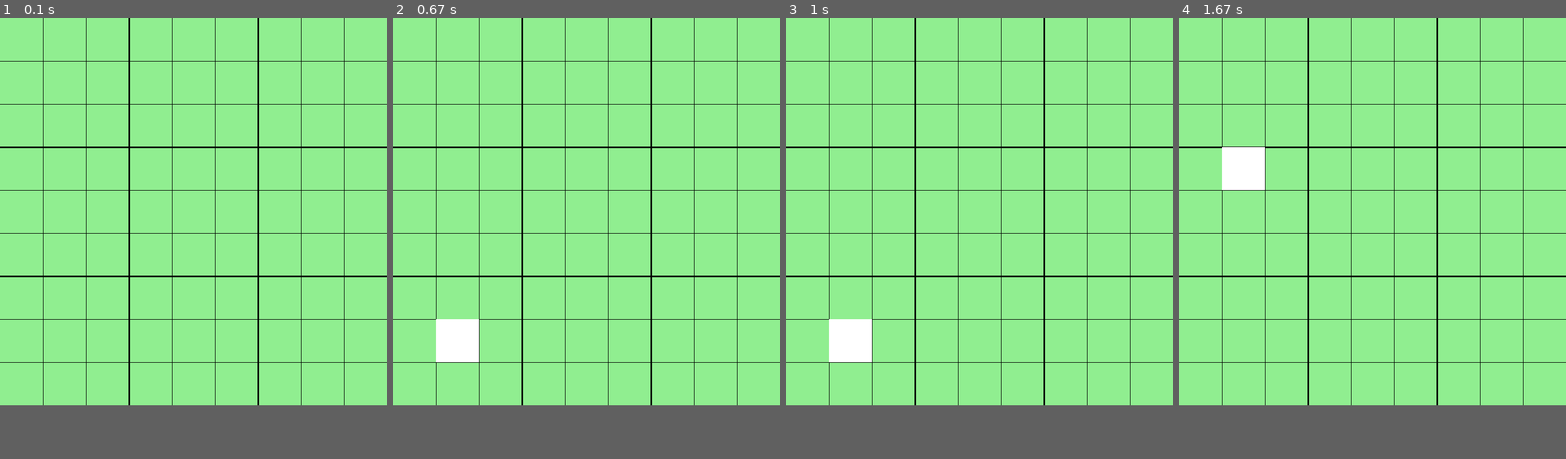
Above: before the commit, frames 1-4 (left to right).
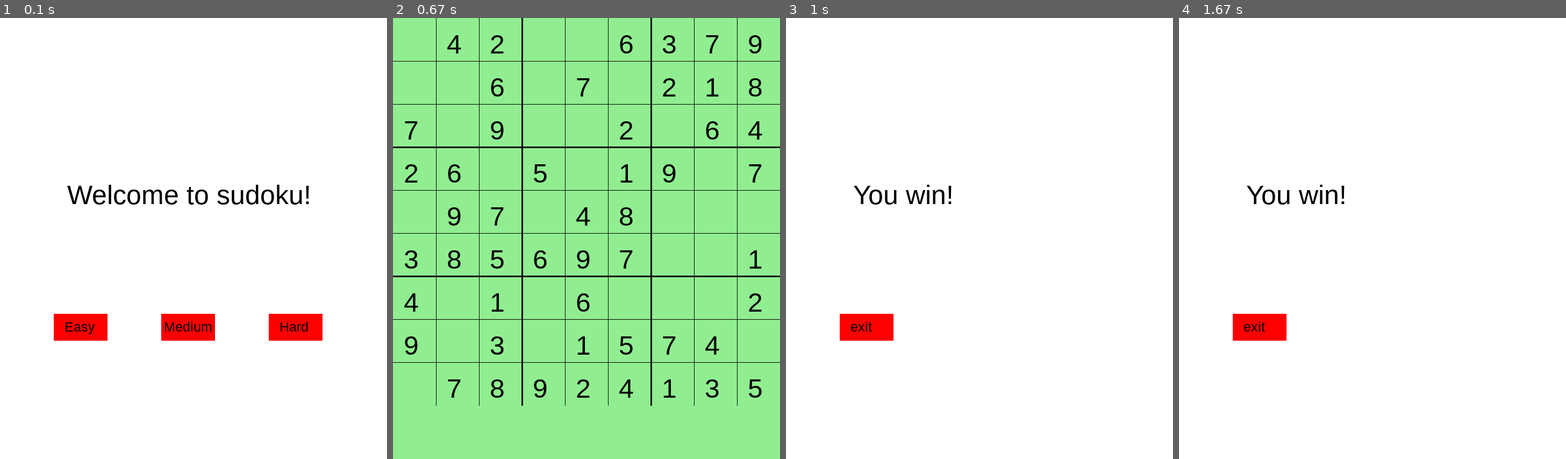
Above: after the commit, the same moments.

Repository: krintalbogdan/sudoku_pygame
Game: pygame game, started from main.py
Same seed, same stepped clock (60 frames per second), same inputs: the game is played once before the commit and once after it.
Inputs (mouse positions are in pixels of both pictures, inside the frame that each line leads up to):
- Up to frame 1 (0.1 s): no input
- Up to frame 2 (0.67 s): click (474, 326) at 0.38 s, where only the run after the commit has a clickable "Easy"
- Up to frame 3 (1 s): tap Y at 0.67 s
- Up to frame 4 (1.67 s): click (1252, 172) at 1.05 s
In our replay, the window is 720x720 before the commit and 720x820 after it. These sizes can differ from the game's own. Grey fills any space a smaller window leaves; there, only what the larger window draws over its background counts as a difference.

The runs differ from the first frame. In frame 1, 88% of the frame differs, in the area x 0-100%, y 0-88%; in frame 2, 4.2%; in frame 3, 87%; in frame 4, 87%.

Commit message:
fixes and 3 screens

Diff:
--- a/board.py
+++ b/board.py
@@ -1,11 +1,13 @@
 import sudoku_generator
 import pygame
+import cell
 
 class Board:
     def __init__(self, width, height, screen, difficulty):
         self.width = width
         self.height = height
         self.screen = screen
+        self.selected_cell = None
         if difficulty == 'easy':
             self.difficulty = 30
         elif difficulty == 'medium':
@@ -13,9 +15,12 @@
         elif difficulty == 'hard':
             self.difficulty = 50
 
+
         self.board = sudoku_generator.generate_sudoku(width, self.difficulty)
-        for cell_obj in self.board:
-            pass
+        for ind, row in enumerate(self.board):
+            for ind2, cell_obj in enumerate(row):
+                self.board[ind][ind2] = cell.Cell(cell_obj, ind, ind2, self.screen)
+
         # WE NEED TO WRITE IN CELLS HERE
         # Constructor for the Board class.
         # screen is a window from PyGame.
@@ -24,7 +29,7 @@
     def draw(self):
         # Draws an outline of the Sudoku grid, with bold lines to delineate the 3x3 boxes.
         # Draws every cell on this board.
-        size = pygame.display.get_window_size()
+        size = (720, 720)# pygame.display.get_window_size()
         length = int(size[0]/9)
         width = int(size[1]/9)
         for col in range(length, size[0], length):
@@ -38,12 +43,20 @@
             else:
                 pygame.draw.line(self.screen, "black", (0,row), (size[0],row))
 
+
+        for ind, row in enumerate(self.board):
+            for ind2, cell_obj in enumerate(row):
+                self.board[ind][ind2].draw()
+
+
     def select(self, row, col):
         # Marks the cell at (row, col) in the board as the current selected cell.
         # Once a cell has been selected, the user can edit its value or sketched value.
-        size = pygame.display.get_window_size()
+        size = (720, 720) # pygame.display.get_window_size()
+        self.selected_cell = [int(row), int(col)]
         x = size[0] / 9
         y = size[1] / 9
+
         r = pygame.Rect(x*row, y*col, x, y)
         pygame.draw.rect(surface = self.screen, rect=r, color = (255, 255, 255, 128))
 
@@ -51,28 +64,36 @@
         # If a tuple of (x,y) coordinates is within the displayed board,
         # this function returns a tuple of the (row, col) of the cell which was clicked.
         # Otherwise, this function returns None.
-        size = pygame.display.get_window_size()
+        size = (720, 720) # pygame.display.get_window_size()
         cell_size = size[0] / 9
         col = x//cell_size
         row = y//cell_size
-
         return (col, row)
 
     def clear(self):
         # Clears the value cell.
         # Note that the user can only remove the cell values and
         # sketched values that are filled by themselves.
-        pass
+        selected_cell = self.board[self.selected_cell[0]][self.selected_cell[1]]
+        if selected_cell.sketched_value != None:
+            selected_cell.value = 0
+            selected_cell.sketched_value = None
 
     def sketch(self, value):
         # Sets the sketched value of the current selected cell equal to the user entered value.
         # It will be displayed at the top left corner of the cell using the draw() function.
-        pass
+        print(self.selected_cell)
+        selected_cell = self.board[self.selected_cell[0]][self.selected_cell[1]]
+        selected_cell.set_sketched_value(value)
+        print("sketcheimpasse")
 
     def place_number(self, value):
         # Sets the value of the current selected cell equal to the user entered value.
         # Called when the user presses the Enter key.
-        pass
+        print(self.selected_cell)
+        selected_cell = self.board[self.selected_cell[0]][self.selected_cell[1]]
+        selected_cell.set_value(value)
+        print("sketcheimpasse")
 
     def reset_to_original(self):
         # Resets all cells in the board to their original values
--- a/cell.py
+++ b/cell.py
@@ -3,6 +3,7 @@
 class Cell:
     def __init__(self, value, row, col, screen):
         self.value = value
+        self.sketched_value = None
         self.row = row
         self.col = col
         self.screen = screen
@@ -11,9 +12,20 @@
         self.value = value
 
     def set_sketched_value(self, value):
-        pass
+        self.sketched_value = value
 
     def draw(self):
-        pass
+        size = pygame.display.get_window_size()
+        cell_size = size[0] / 9
+        #rect_dimensions = pygame.rect.Rect(self.col*cell_size, self.row*cell_size, cell_size, cell_size)
+        #pygame.draw.rect(self.screen, 'red', rect_dimensions)
+        if self.value != 0:
+            font = pygame.font.SysFont('arial', 50)
+            text = font.render(str(self.value), True, (0, 0, 0))
+            self.screen.blit(text, (self.row*cell_size + 20, self.col*cell_size + 20))
+        elif self.sketched_value != None:
+            font = pygame.font.SysFont('arial', 50)
+            text = font.render(str(self.sketched_value), True, (150, 150, 150))
+            self.screen.blit(text, (self.row*cell_size + 20, self.col*cell_size + 20))
 
     # CELLS
--- a/main.py
+++ b/main.py
@@ -1,5 +1,135 @@
 from board import Board
 import pygame
+
+num_keys = [pygame.K_0, pygame.K_1, pygame.K_2, pygame.K_3, pygame.K_4, pygame.K_5, pygame.K_6, pygame.K_7, pygame.K_8, pygame.K_9]
+
+def main_screen(screen):
+    running = True
+    while running:
+        for event in pygame.event.get():
+            if event.type == pygame.QUIT:
+                running = False # Stops the main loop
+
+            elif event.type == pygame.MOUSEBUTTONDOWN:
+                x, y = event.pos
+                if b1.collidepoint((x,y)):
+                    print("Returned easy")
+                    return 'easy'
+                elif b2.collidepoint((x,y)):
+                    print("Returned m")
+                    return 'medium'
+                elif b3.collidepoint((x,y)):
+                    print("Returned h")
+                    return 'hard'
+
+            if event.type == pygame.KEYDOWN:
+                if event.key == pygame.K_ESCAPE:
+                    running = False
+
+        screen.fill('white')
+        font = pygame.font.SysFont('arial', 50)
+        title_text = font.render(str('Welcome to sudoku!'), True, (0, 0, 0))
+        screen.blit(title_text, (125, 300))
+
+        smaller_font = pygame.font.SysFont('arial', 25)
+        button1 = pygame.rect.Rect(100, 550, 100, 50)
+        pygame.draw.rect(screen, 'red', button1)
+        title_text = smaller_font.render(str('Easy'), True, (0, 0, 0))
+        b1 = screen.blit(title_text, (120, 560))
+
+        button2 = pygame.rect.Rect(300, 550, 100, 50)
+        pygame.draw.rect(screen, 'red', button2)
+        title_text = smaller_font.render(str('Medium'), True, (0, 0, 0))
+        b2 = screen.blit(title_text, (305, 560))
+
+        button3 = pygame.rect.Rect(500, 550, 100, 50)
+        pygame.draw.rect(screen, 'red', button3)
+        title_text = smaller_font.render(str('Hard'), True, (0, 0, 0))
+        b3 = screen.blit(title_text, (520, 560))
+
+
+
+        pygame.display.flip()
+        clock.tick(60)
+
+
+def game_screen(screen, difficulty):
+    b = Board(9, 9, screen, difficulty)
+
+    selected_row = None
+    selected_col = None
+    running = True
+
+    while running:
+
+        for event in pygame.event.get():
+
+            if event.type == pygame.QUIT:
+                return 'Stop'
+
+            elif event.type == pygame.MOUSEBUTTONDOWN:
+                x, y = event.pos
+                selected_col, selected_row = b.click(x, y)
+
+
+
+            elif event.type == pygame.KEYDOWN:
+                if event.key == pygame.K_ESCAPE:
+                    selected_col, selected_row = None, None
+                elif event.key in num_keys:
+                    selected = [ind for ind, num in enumerate(num_keys) if num == event.key][0]
+                    b.sketch(selected)
+                    selected_col, selected_row = None, None
+                elif event.key == pygame.K_RETURN:
+                    b.place_number()
+                elif event.key == pygame.K_y:
+                    return 'W'
+                elif event.key == pygame.K_u:
+                    return 'L'
+
+
+        screen.fill("light green")
+        b.draw()
+
+        if selected_row is not None and selected_col is not None:
+            b.select(selected_col, selected_row)
+
+        pygame.display.flip()
+        clock.tick(60)
+
+def end_screen(screen, rez):
+    titled_text = 'You lose :(' if rez == "L" else 'You win!'
+    buttond_text = 'restart' if rez == "L" else 'exit'
+    running = True
+    while running:
+        for event in pygame.event.get():
+            if event.type == pygame.QUIT:
+                running = False # Stops the main loop
+
+            elif event.type == pygame.MOUSEBUTTONDOWN:
+                x, y = event.pos
+                if b1.collidepoint((x,y)):
+                    return 'Restart' if rez == 'L' else None
+
+
+            if event.type == pygame.KEYDOWN:
+                if event.key == pygame.K_ESCAPE:
+                    running = False
+
+        screen.fill('white')
+        font = pygame.font.SysFont('arial', 50)
+        title_text_r = font.render(str(titled_text), True, (0, 0, 0))
+        screen.blit(title_text_r, (125, 300))
+
+        smaller_font = pygame.font.SysFont('arial', 25)
+        button1 = pygame.rect.Rect(100, 550, 100, 50)
+        pygame.draw.rect(screen, 'red', button1)
+        button_text_r = smaller_font.render(str(buttond_text), True, (0, 0, 0))
+        b1 = screen.blit(button_text_r, (120, 560))
+
+        pygame.display.flip()
+        clock.tick(60)
+
 
 if __name__ == '__main__':
     try:
@@ -7,7 +137,47 @@
         # You can draw the mole with this snippet:
         # screen.blit(mole_image, mole_image.get_rect(topleft=(x,y)))
         #wide, tall
-        screen = pygame.display.set_mode((720, 720))
+        screen = pygame.display.set_mode((720, 820))
+        STAGE = 0
+        clock = pygame.time.Clock()
+        running = True
+        while running:
+            if STAGE == 0:
+                difficulty = main_screen(screen)
+                STAGE += 1
+
+            if STAGE == 1:
+                print("se fue")
+
+                rez = game_screen(screen, difficulty)
+                if rez == 'Stop':
+                    quit()
+                else:
+                    STAGE += 1
+
+            if STAGE == 2:
+                resp = end_screen(screen, rez)
+
+                if resp == 'Restart':
+                    STAGE -= 1
+                else:
+                    running = False
+
+
+
+    finally:
+        pygame.quit()
+
+
+
+'''
+if __name__ == '__main__':
+    try:
+        pygame.init()
+        # You can draw the mole with this snippet:
+        # screen.blit(mole_image, mole_image.get_rect(topleft=(x,y)))
+        #wide, tall
+        screen = pygame.display.set_mode((720, 820))
 
         clock = pygame.time.Clock()
         running = True
@@ -30,6 +200,13 @@
                 elif event.type == pygame.KEYDOWN:
                     if event.key == pygame.K_ESCAPE:
                         selected_col, selected_row = None, None
+                    elif event.key in num_keys:
+                        selected = [ind for ind, num in enumerate(num_keys) if num == event.key][0]
+                        b.sketch(selected)
+                        selected_col, selected_row = None, None
+                    elif event.key == pygame.K_RETURN:
+                        b.place_number()
+
 
             screen.fill("light green")
             b.draw()
@@ -41,3 +218,5 @@
             clock.tick(60)
     finally:
         pygame.quit()
+
+'''
Not shown, removed: testing.ipynb
